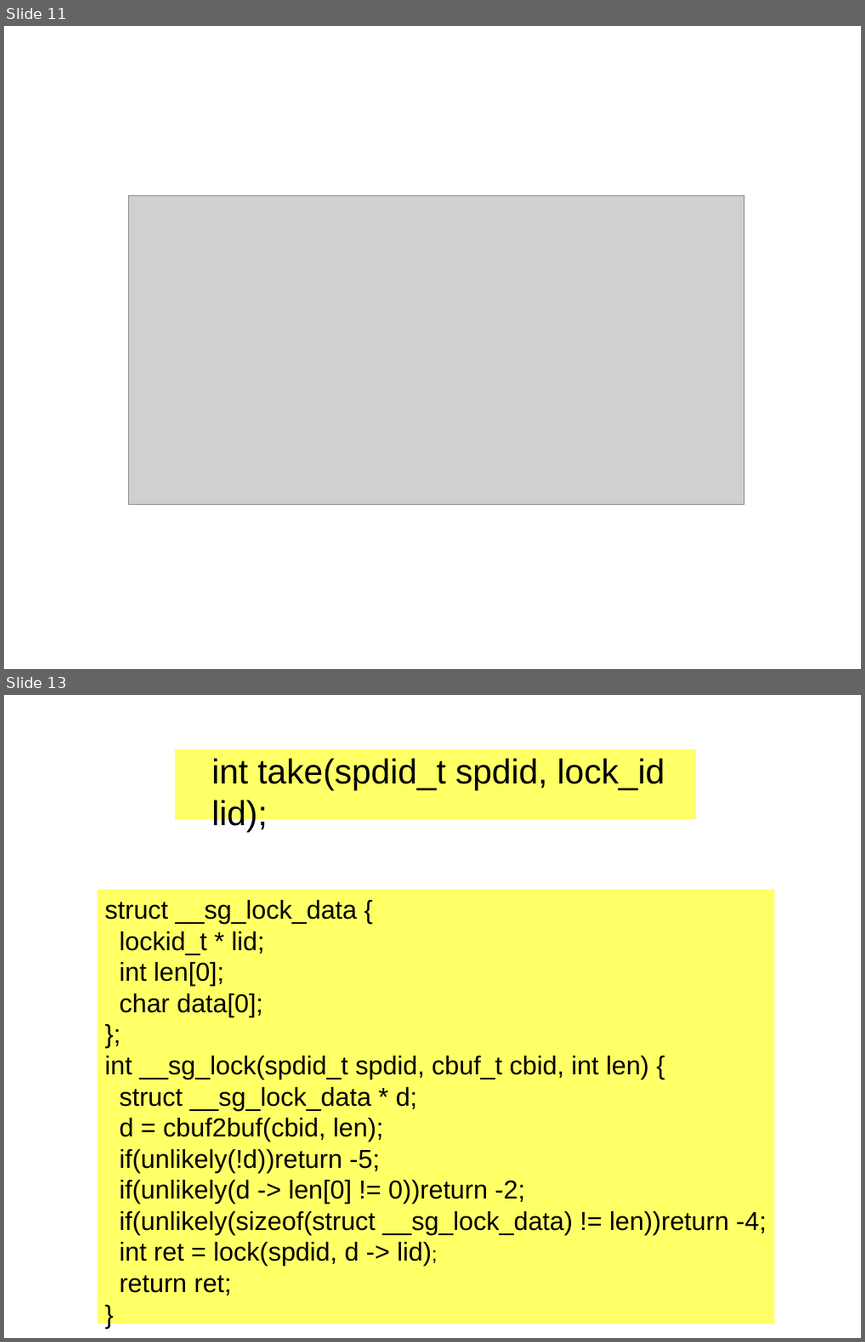
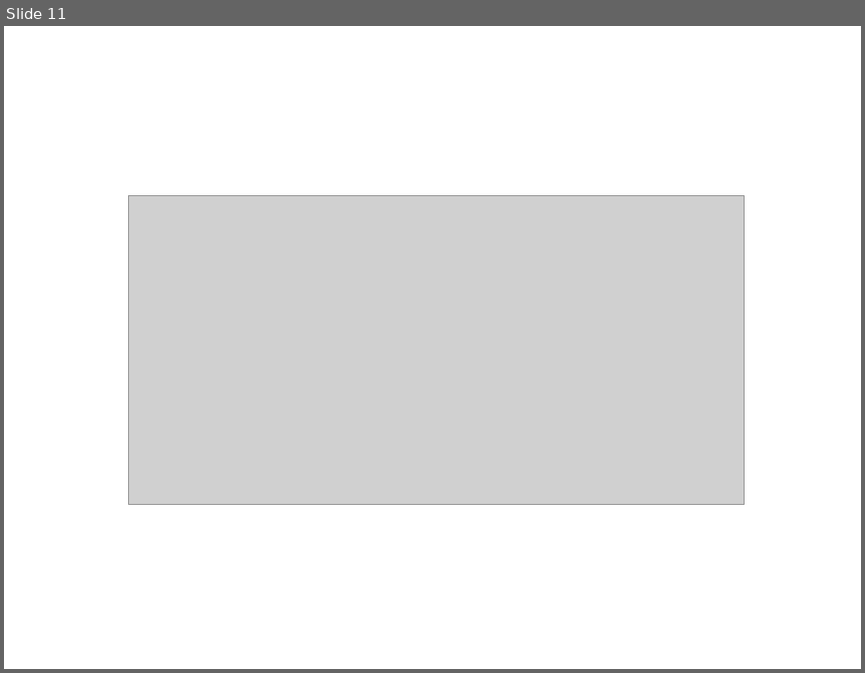
Before and after one commit to akhirsch/Pony-Doc, a slide deck: presentations/final_pres.odp. Shown one above the other, each under a label of ours: slides 11 and 13 before the commit, slide 11 after it; the slides between them are not shown. The pictures are 865x1342 and 865x673 pixels, drawn with LibreOffice and Linux fonts; fonts in the diff are those of the drawing; grey boxes stand for pictures. Boxes give left, top, right and bottom in pixels: in the first picture for what was removed or moved away, otherwise in the second. Text is boxed around its words. In the diff, an @@ line names an element or a change of style, - is before the commit and + after.

```diff
--- a/presentations/final_pres.odp
+++ b/presentations/final_pres.odp
@@ slide 13 removed at (4, 695, 861, 1338), background #FFFFFF @@
@@ text removed at (175, 749, 696, 819) @@
-int take(spdid_t spdid, lock_id lid);
@@ rectangle removed at (98, 890, 774, 1323) @@
-struct __sg_lock_data {
-lockid_t * lid;
-int len[0];
-char data[0];
-};
-int __sg_lock(spdid_t spdid, cbuf_t cbid, int len) {
-struct __sg_lock_data * d;
-d = cbuf2buf(cbid, len);
-if(unlikely(!d))return -5;
-if(unlikely(d -> len[0] != 0))return -2;
-if(unlikely(sizeof(struct __sg_lock_data) != len))return -4;
-int ret = lock(spdid, d -> lid);
-return ret;
-}
```
Also in this commit, not shown: 5 slides changed, 7 slides added, 3 other slides removed, 19 other files.
